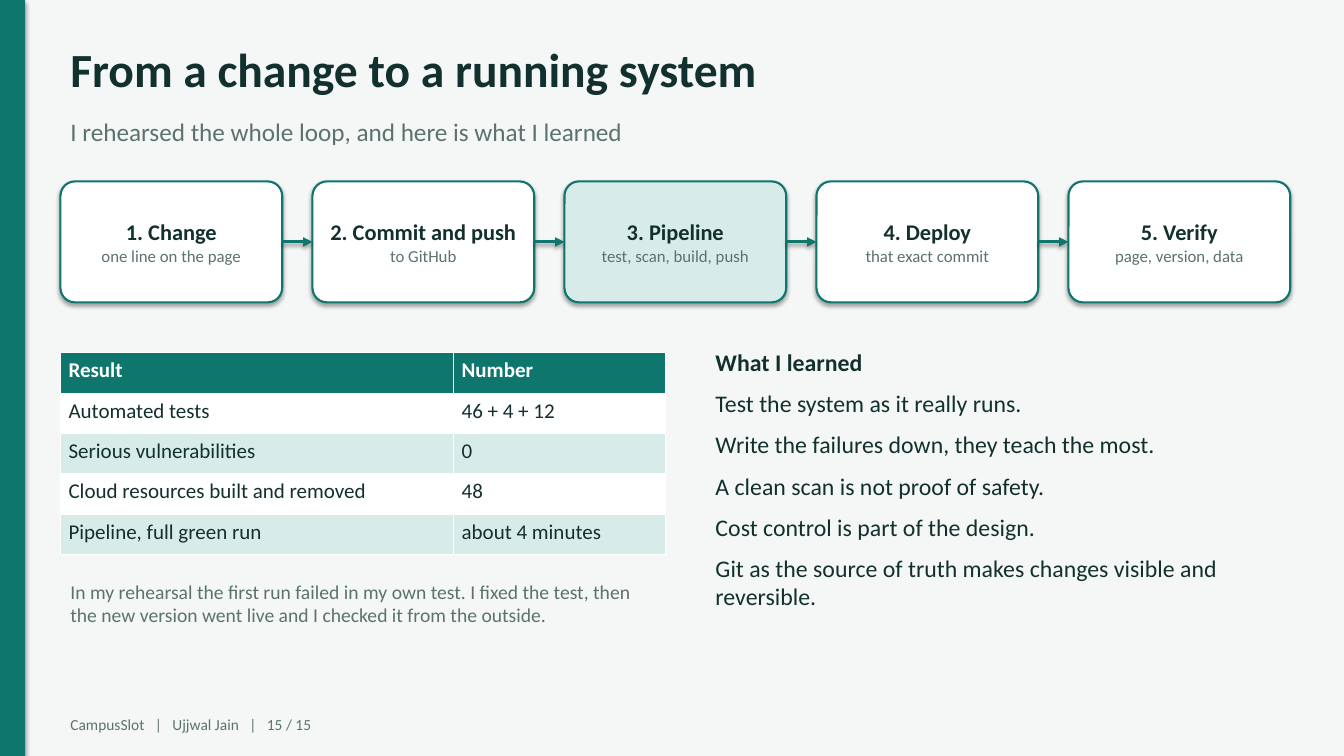
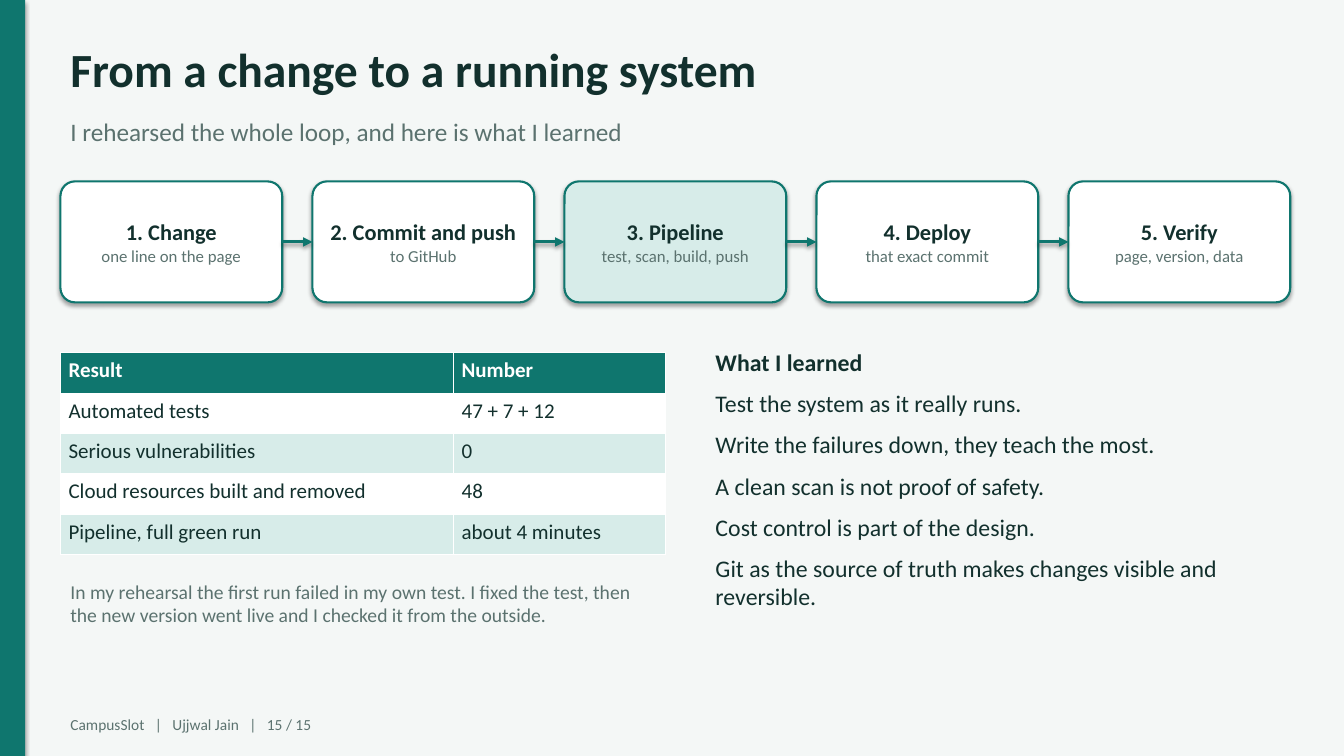
Before and after one commit to Ujjwaljain16/campusslot, a slide deck: slide 15 of docs/presentation/CampusSlot-final-presentation.pptx. Drawn at 1344x756 pixels with LibreOffice and Linux fonts; fonts in the diff are those of the drawing. Boxes give left, top, right and bottom in pixels: in the first picture for what was removed or moved away, otherwise in the second. Text is boxed around its words. In the diff, an @@ line names an element or a change of style, - is before the commit and + after.

```diff
--- a/docs/presentation/CampusSlot-final-presentation.pptx
+++ b/docs/presentation/CampusSlot-final-presentation.pptx
@@ table at (x1=60, y1=353, x2=665, y2=555) @@
-row 2, column 2: 46 + 4 + 12
+row 2, column 2: 47 + 7 + 12
```
Also in this commit, not shown: 1 other slide changed, 8 other files.
